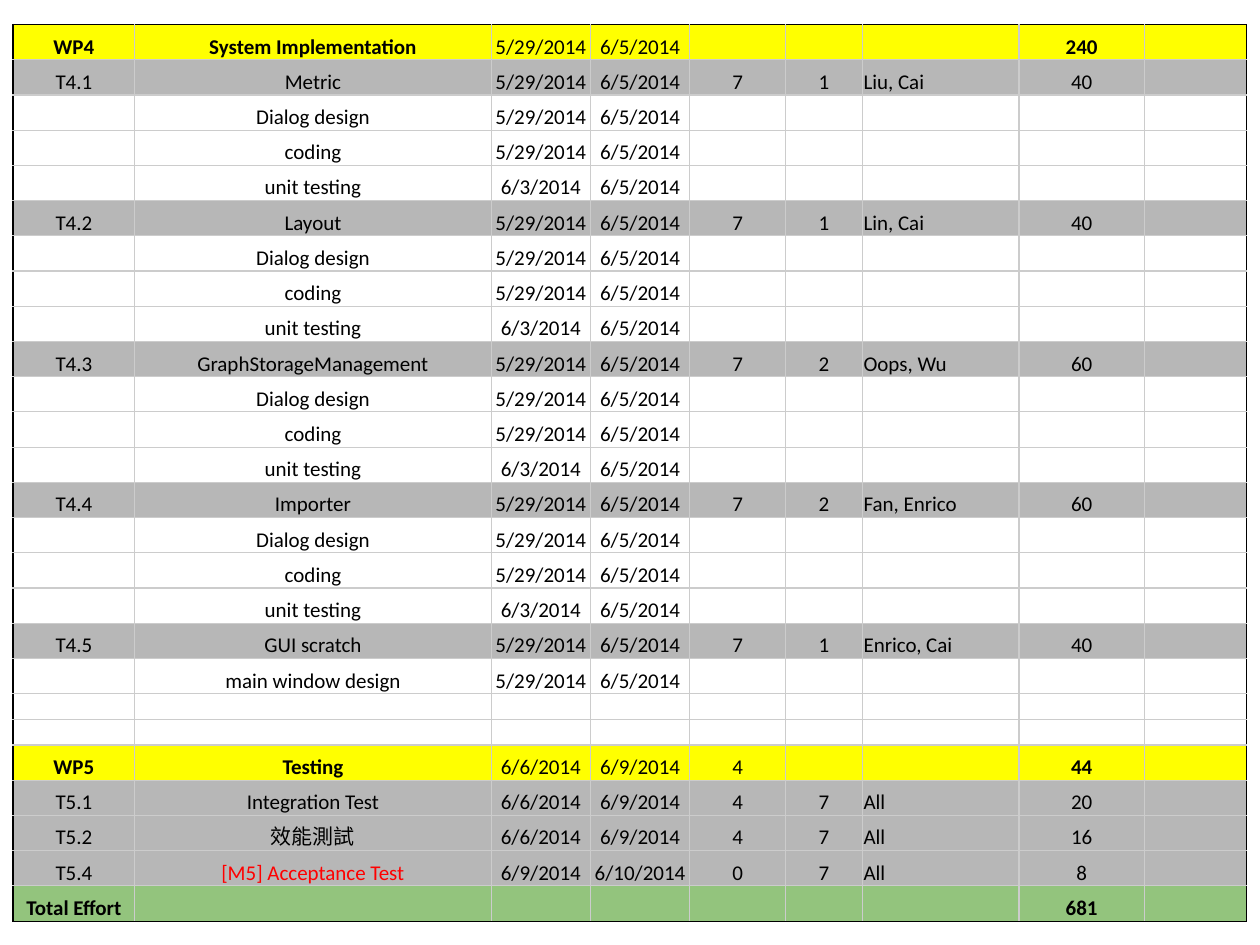
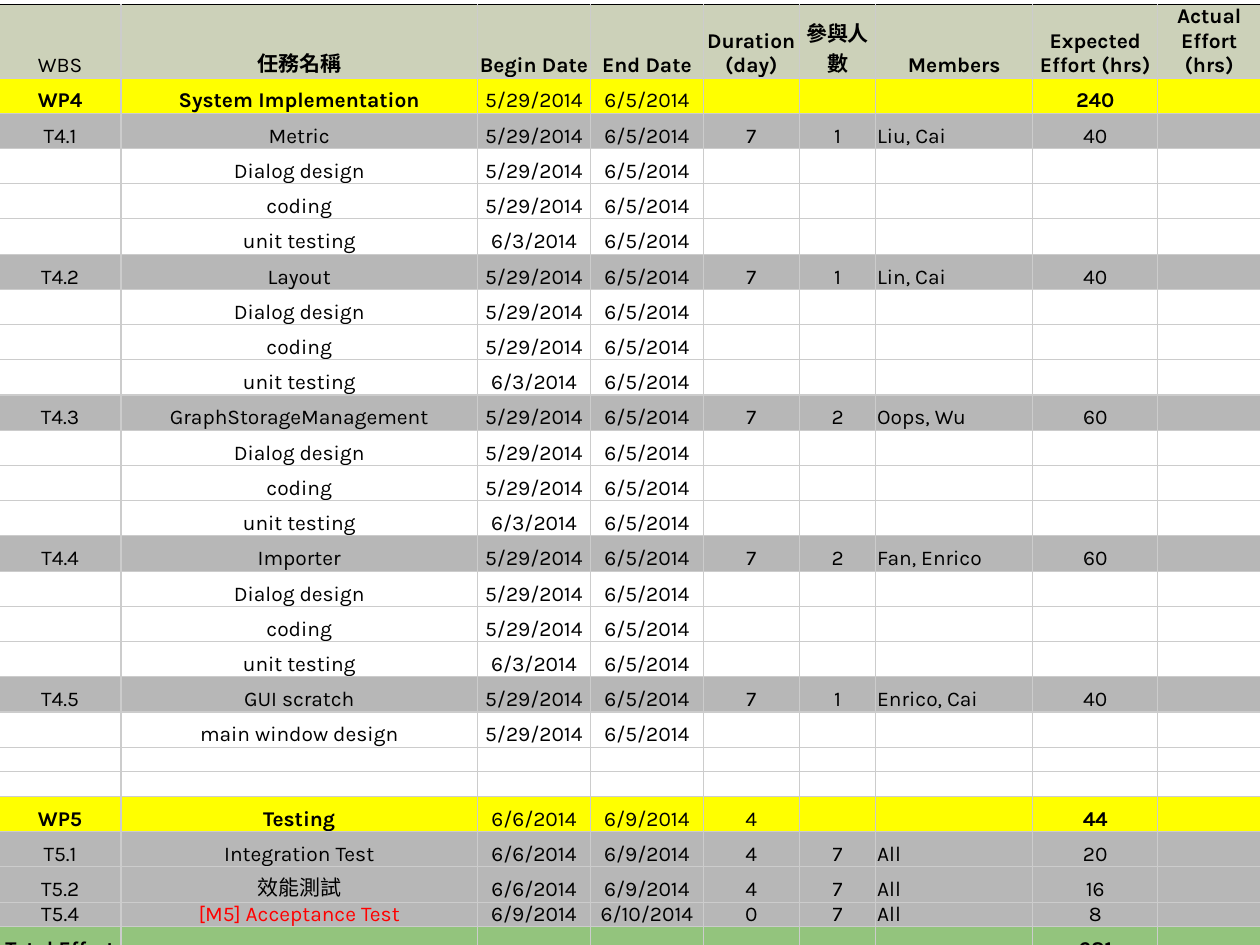
Before and after one commit to 2014-sed-team3/term-project, a slide deck: slide 28 of project/report/report.pptx. Drawn at 1260x945 pixels with LibreOffice and Linux fonts; fonts in the diff are those of the drawing. Boxes give left, top, right and bottom in pixels: in the first picture for what was removed or moved away, otherwise in the second. Text is boxed around its words. In the diff, an @@ line names an element or a change of style, - is before the commit and + after.

```diff
--- a/project/report/report.pptx
+++ b/project/report/report.pptx
@@ table at (0, 4, 1260, 940) @@
+row 1: WBS | 任務名稱 | Begin Date | End Date | Duration (day) | 參與人數 | Members | Expected Effort (hrs) | Actual Effort (hrs)
@@ table: place and size @@
-table at (13, 24, 1246, 920)
+table at (0, 4, 1260, 940)
@@ rectangle added at (21, 21, 1236, 207), fill #534949 @@
@@ rectangle added at (21, 226, 1239, 921), fill #CCD1B9 @@
```
Also in this commit, not shown: 26 other slides changed, 2 slides added, 2 slides removed, 1 other file.
